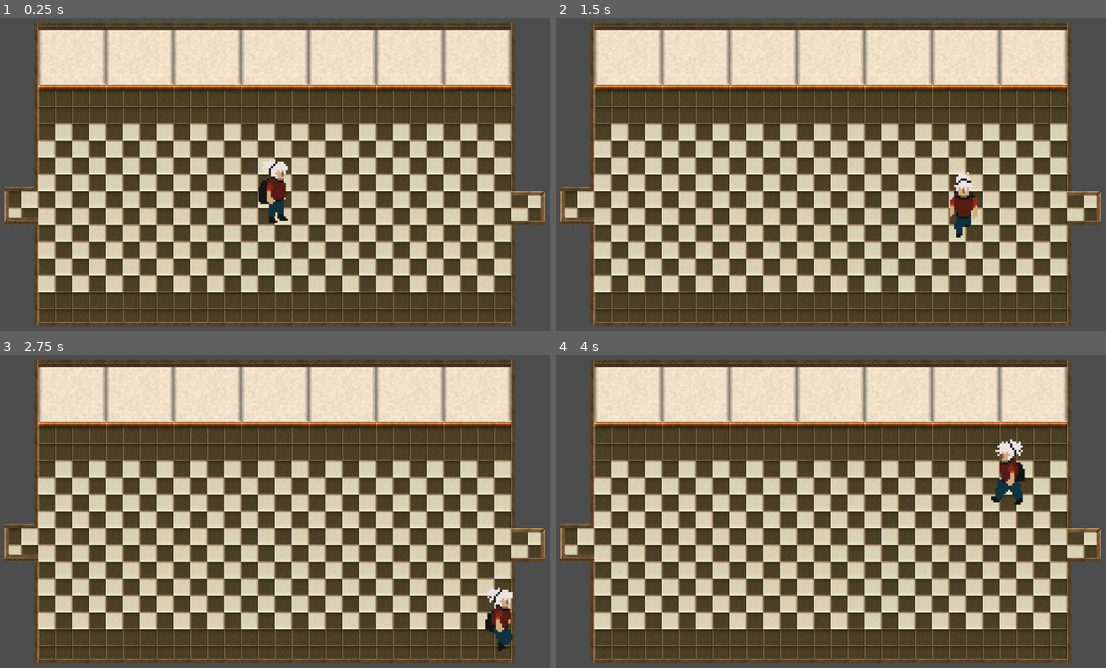
Above: before the commit, frames 1-4 (two rows, left to right).
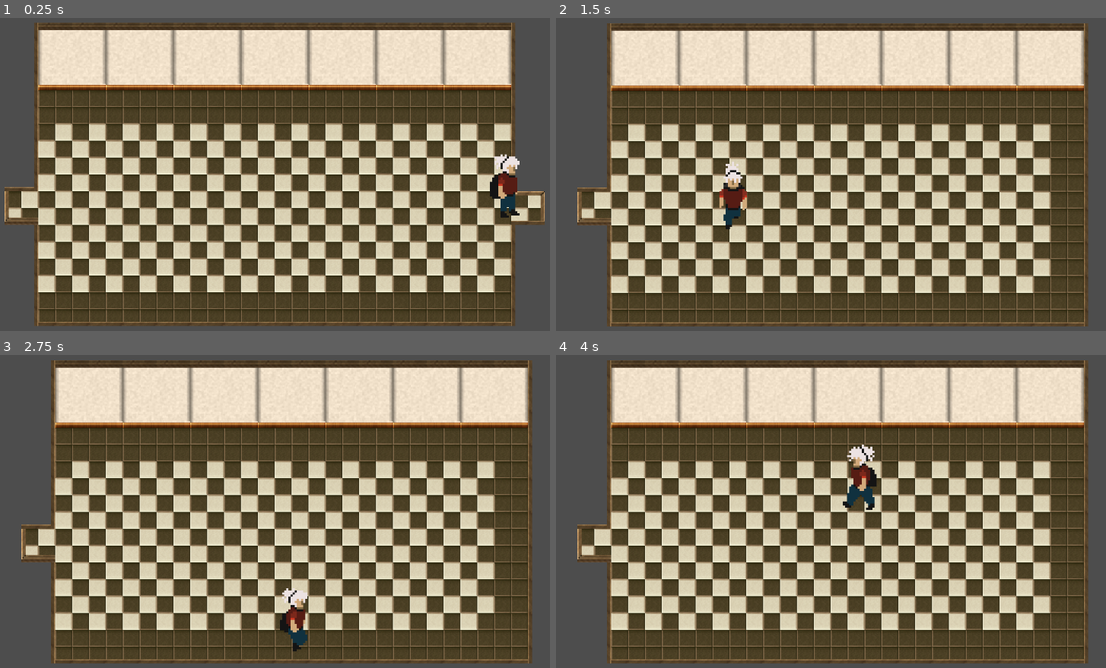
Above: after the commit, the same moments.

Repository: TOUQUI/Court-de-projet
Game: Godot game, scene res://Scene/SceneCorridorM.tscn
Two runs of this game, one before a commit and one after it. Both use one fixed random seed, a clock stepped at 60 frames per second and the inputs below.
Inputs:
- Up to frame 1 (0.25 s): no input
- Up to frame 2 (1.5 s): tap Enter at 0.5 s; hold D (droite) 0.53-1.28 s; hold F (interaction) 0.53-1.28 s; hold S (bas) from 1.28 s (still down); tap F (interaction) at 1.35 s
- Up to frame 3 (2.75 s): release S (bas) at 2.03 s; hold D (droite) from 2.03 s (still down); hold F (interaction) from 2.03 s (still down)
- Up to frame 4 (4 s): release D (droite) at 2.78 s; release F (interaction) at 2.78 s; hold W (haut) 2.78-3.53 s; tap F (interaction) at 2.85 s; hold A (gauche) from 3.53 s (still down); hold F (interaction) from 3.53 s (still down)

The runs differ from the first frame. In frame 1, 1.4% of the frame differs, in the area x 46-95%, y 43-66%; in frame 2, 56%; in frame 3, 56%, in the area x 0-100%, y 1-99%; in frame 4, 56%.

Commit message:
Deplacement entre scene
Ajout d'une variable static pour savoir d'ou vien le joueur et pouvoir définir déterminer ca position.

Diff:
--- /dev/null
+++ b/Le jeu/CGversCM.gd
@@ -0,0 +1 @@
+extends Area2D
--- a/Le jeu/Carte/CarteScene/MapLeQG.tscn
+++ b/Le jeu/Carte/CarteScene/MapLeQG.tscn
@@ -1,6 +1,7 @@
-[gd_scene load_steps=9 format=3 uid="uid://b4mhspjuk24a1"]
+[gd_scene load_steps=10 format=3 uid="uid://b4mhspjuk24a1"]
 
 [ext_resource type="PackedScene" uid="uid://bsltifq07i8ur" path="res://Carte/CarteScene/tuile_ecole.tscn" id="1_p1dbl"]
+[ext_resource type="PackedScene" uid="uid://cbjkhiyoqwe5y" path="res://Personne/vendeur_du_qg.tscn" id="2_xa2ft"]
 
 [sub_resource type="RectangleShape2D" id="RectangleShape2D_urnmj"]
 size = Vector2(20, 53)
@@ -24,6 +25,7 @@
 size = Vector2(217, 5)
 
 [node name="StaticBody2D" type="StaticBody2D"]
+position = Vector2(525, 317)
 
 [node name="Plancher" parent="." instance=ExtResource("1_p1dbl")]
 layer_0/tile_data = PackedInt32Array(-196613, 196612, 2, -196612, 196612, 2, -196611, 196612, 2, -196610, 196612, 2, -1 …(1047 unchanged characters)…
@@ -97,3 +99,6 @@
 [node name="CollisionMur3" type="CollisionShape2D" parent="."]
 position = Vector2(109.5, 29.5)
 shape = SubResource("RectangleShape2D_nqsfk")
+
+[node name="Vendeur_du_QG" parent="." instance=ExtResource("2_xa2ft")]
+position = Vector2(97, -107)
--- a/Le jeu/Joueur/joueur.gd
+++ b/Le jeu/Joueur/joueur.gd
@@ -5,6 +5,8 @@
 @export var FRICTION = 500
 
 @onready var axis =Vector2.ZERO
+
+static var derniere_emplacement = "vide"
 
 func _physics_process(delta):
 	bouger(delta)
--- /dev/null
+++ b/Le jeu/Personne/vendeur_du_qg.gd
@@ -0,0 +1,16 @@
+extends Sprite2D
+
+var jouer_dans_zone = false
+
+func _ready():
+	$F.visible = false
+
+
+func _on_la_zone_de_vente_body_entered(body):
+	jouer_dans_zone = true
+	$F.visible = true
+
+
+func _on_la_zone_de_vente_body_exited(body):
+	jouer_dans_zone = false
+	$F.visible = false
--- /dev/null
+++ b/Le jeu/Personne/vendeur_du_qg.tscn
@@ -0,0 +1,38 @@
+[gd_scene load_steps=5 format=3 uid="uid://cbjkhiyoqwe5y"]
+
+[ext_resource type="Texture2D" uid="uid://featneqnbsdw" path="res://Personne/Male 14-1.png" id="1_f0cda"]
+[ext_resource type="Script" path="res://Personne/vendeur_du_qg.gd" id="1_w6yec"]
+[ext_resource type="Texture2D" uid="uid://idnl1hauh4uk" path="res://UI/Keyboard Letters and Symbols.png" id="3_pjg6o"]
+
+[sub_resource type="CircleShape2D" id="CircleShape2D_54yy2"]
+radius = 47.0
+
+[node name="Vendeur_du_QG" type="Sprite2D"]
+script = ExtResource("1_w6yec")
+
+[node name="Personnage" type="Sprite2D" parent="."]
+texture_filter = 1
+position = Vector2(0, -24)
+scale = Vector2(1.5, 1.5)
+texture = ExtResource("1_f0cda")
+hframes = 3
+vframes = 4
+
+[node name="La_zone_de_vente" type="Area2D" parent="."]
+
+[node name="Zone_de_vente" type="CollisionShape2D" parent="La_zone_de_vente"]
+position = Vector2(0, -15)
+shape = SubResource("CircleShape2D_54yy2")
+
+[node name="F" type="Sprite2D" parent="."]
+visible = false
+texture_filter = 1
+position = Vector2(-30, -19)
+scale = Vector2(1.5, 1.5)
+texture = ExtResource("3_pjg6o")
+hframes = 8
+vframes = 14
+frame = 21
+
+[connection signal="body_entered" from="La_zone_de_vente" to="." method="_on_la_zone_de_vente_body_entered"]
+[connection signal="body_exited" from="La_zone_de_vente" to="." method="_on_la_zone_de_vente_body_exited"]
--- /dev/null
+++ b/Le jeu/Scene/SceneCorridorD.gd
@@ -0,0 +1,5 @@
+extends StaticBody2D
+
+func _on_c_dvers_cm_body_entered(body):
+	find_child("Joueur").derniere_emplacement = "D"
+	get_tree().change_scene_to_file("res://Scene/SceneCorridorM.tscn")
--- a/Le jeu/Scene/SceneCorridorD.tscn
+++ b/Le jeu/Scene/SceneCorridorD.tscn
@@ -1,15 +1,15 @@
-[gd_scene load_steps=6 format=3 uid="uid://ct2l04mtvi3xx"]
+[gd_scene load_steps=5 format=3 uid="uid://ct2l04mtvi3xx"]
 
 [ext_resource type="PackedScene" uid="uid://cd46q6imydlml" path="res://Carte/CarteScene/MapCorridorDroit.tscn" id="1_a1ec1"]
+[ext_resource type="Script" path="res://Scene/SceneCorridorD.gd" id="2_1i77y"]
 [ext_resource type="PackedScene" uid="uid://tki2apulyx4e" path="res://Joueur/joueur.tscn" id="2_tp0pa"]
-[ext_resource type="Script" path="res://Scene/Script/CDversCM.gd" id="3_1cp0x"]
-[ext_resource type="Script" path="res://Scene/Script/CollisionShape2D5.gd" id="4_x12gv"]
 
 [sub_resource type="RectangleShape2D" id="RectangleShape2D_52v8l"]
 size = Vector2(25, 45)
 
 [node name="StaticBody2D" instance=ExtResource("1_a1ec1")]
 position = Vector2(593, 410)
+script = ExtResource("2_1i77y")
 
 [node name="Joueur" parent="." index="8" instance=ExtResource("2_tp0pa")]
 position = Vector2(-207, -42.5)
@@ -17,11 +17,9 @@
 
 [node name="CDversCM" type="Area2D" parent="." index="9"]
 position = Vector2(-207, -42.5)
-script = ExtResource("3_1cp0x")
 
 [node name="CollisionShape2D5" type="CollisionShape2D" parent="CDversCM" index="0"]
 position = Vector2(-43, 21)
 shape = SubResource("RectangleShape2D_52v8l")
-script = ExtResource("4_x12gv")
 
-[connection signal="body_entered" from="CDversCM" to="CDversCM" method="_on_body_entered"]
+[connection signal="body_entered" from="CDversCM" to="." method="_on_c_dvers_cm_body_entered"]
--- a/Le jeu/Scene/SceneCorridorG.tscn
+++ b/Le jeu/Scene/SceneCorridorG.tscn
@@ -2,15 +2,16 @@
 
 [ext_resource type="PackedScene" uid="uid://cbxdr0j5c4kp4" path="res://Carte/CarteScene/MapCorridorGauche.tscn" id="1_6uowg"]
 [ext_resource type="PackedScene" uid="uid://tki2apulyx4e" path="res://Joueur/joueur.tscn" id="2_3do27"]
+[ext_resource type="Script" path="res://Scene/Script/SceneCorridorG.gd" id="2_4m6uy"]
 [ext_resource type="PackedScene" uid="uid://bsltifq07i8ur" path="res://Carte/CarteScene/tuile_ecole.tscn" id="2_gyu4w"]
 [ext_resource type="PackedScene" uid="uid://d1w7whsgxptuv" path="res://Carte/Porte_bleu.tscn" id="4_3wy15"]
-[ext_resource type="Script" path="res://Scene/Script/CGversCM.gd" id="5_1y6uc"]
 
-[sub_resource type="RectangleShape2D" id="RectangleShape2D_k46su"]
-size = Vector2(20, 33.5)
+[sub_resource type="RectangleShape2D" id="RectangleShape2D_601ba"]
+size = Vector2(26, 20)
 
 [node name="StaticBody2D" instance=ExtResource("1_6uowg")]
 position = Vector2(570, 417)
+script = ExtResource("2_4m6uy")
 
 [node name="Decoration" parent="." index="3" instance=ExtResource("2_gyu4w")]
 layer_0/tile_data = PackedInt32Array(-327674, 65537, 2, -262138, 65537, 3, -327675, 65537, 2, -262139, 65537, 3, -32767 …(462 unchanged characters)…
@@ -23,10 +24,10 @@
 scale = Vector2(1, 1)
 
 [node name="CGversCM" type="Area2D" parent="." index="11"]
-script = ExtResource("5_1y6uc")
 
 [node name="CollisionShape2D" type="CollisionShape2D" parent="CGversCM" index="0"]
-position = Vector2(246, -17.25)
-shape = SubResource("RectangleShape2D_k46su")
+visible = false
+position = Vector2(253, -18)
+shape = SubResource("RectangleShape2D_601ba")
 
-[connection signal="body_entered" from="CGversCM" to="CGversCM" method="_on_body_entered"]
+[connection signal="body_entered" from="CGversCM" to="." method="_on_c_gvers_cm_body_entered"]
--- a/Le jeu/Scene/SceneCorridorM.tscn
+++ b/Le jeu/Scene/SceneCorridorM.tscn
@@ -1,5 +1,6 @@
-[gd_scene load_steps=7 format=3 uid="uid://bgdonxn125jnw"]
+[gd_scene load_steps=8 format=3 uid="uid://bgdonxn125jnw"]
 
+[ext_resource type="Script" path="res://Scene/Script/SceneCorridorM.gd" id="1_3b2jb"]
 [ext_resource type="PackedScene" uid="uid://c41qifx44ab2g" path="res://Carte/CarteScene/MapCorridorMillieu.tscn" id="1_eynko"]
 [ext_resource type="PackedScene" uid="uid://tki2apulyx4e" path="res://Joueur/joueur.tscn" id="2_stecf"]
 [ext_resource type="Script" path="res://Scene/Script/CMversCG.gd" id="3_dxuq2"]
@@ -12,12 +13,13 @@
 size = Vector2(38, 71)
 
 [node name="map_test" type="Node2D"]
+script = ExtResource("1_3b2jb")
 
 [node name="StaticBody2D" parent="." instance=ExtResource("1_eynko")]
 position = Vector2(561, 409)
 
 [node name="Joueur" parent="." instance=ExtResource("2_stecf")]
-position = Vector2(566, 341)
+position = Vector2(1005, 331)
 
 [node name="CMversCG" type="Area2D" parent="."]
 script = ExtResource("3_dxuq2")
--- a/Le jeu/Scene/SceneQG.tscn
+++ b/Le jeu/Scene/SceneQG.tscn
@@ -1,11 +1,7 @@
-[gd_scene load_steps=5 format=3 uid="uid://dw41b3q0k7nx0"]
+[gd_scene load_steps=3 format=3 uid="uid://dw41b3q0k7nx0"]
 
 [ext_resource type="PackedScene" uid="uid://b4mhspjuk24a1" path="res://Carte/CarteScene/MapLeQG.tscn" id="1_8t3ys"]
 [ext_resource type="PackedScene" uid="uid://tki2apulyx4e" path="res://Joueur/joueur.tscn" id="2_oyjer"]
-[ext_resource type="Script" path="res://Scene/QGversCG.gd" id="3_ba43h"]
-
-[sub_resource type="RectangleShape2D" id="RectangleShape2D_7dws5"]
-size = Vector2(33, 20)
 
 [node name="StaticBody2D" instance=ExtResource("1_8t3ys")]
 position = Vector2(501, 462)
@@ -29,16 +25,6 @@
 [node name="CollisionTable6" parent="." index="14"]
 position = Vector2(-95, -40.5)
 
-[node name="Joueur" parent="." index="20" instance=ExtResource("2_oyjer")]
+[node name="Joueur" parent="." index="21" instance=ExtResource("2_oyjer")]
 position = Vector2(-16, 1)
 scale = Vector2(1, 1)
-
-[node name="QGversCG" type="Area2D" parent="." index="21"]
-position = Vector2(32, -105.375)
-script = ExtResource("3_ba43h")
-
-[node name="CollisionShape2D" type="CollisionShape2D" parent="QGversCG" index="0"]
-position = Vector2(-48.5, 158.375)
-shape = SubResource("RectangleShape2D_7dws5")
-
-[connection signal="body_entered" from="QGversCG" to="QGversCG" method="_on_body_entered"]
--- a/Le jeu/Scene/Script/CDversCM.gd
+++ b/Le jeu/Scene/Script/CDversCM.gd
@@ -1,11 +1,6 @@
 extends Area2D
 
 
-# Called when the node enters the scene tree for the first time.
-func _ready():
-	pass # Replace with function body.
-
-
-
 func _on_body_entered(body):
+	find_child("Joueur").derniere_emplacement = "D"
 	get_tree().change_scene_to_file("res://Scene/SceneCorridorM.tscn")
--- a/Le jeu/Scene/Script/CGversCM.gd
+++ b/Le jeu/Scene/Script/CGversCM.gd
@@ -1,11 +1,11 @@
 extends Area2D
 
+signal de_G_a_M()
 
 # Called when the node enters the scene tree for the first time.
 func _ready():
 	pass # Replace with function body.
 
 
-
 func _on_body_entered(body):
 	get_tree().change_scene_to_file("res://Scene/SceneCorridorM.tscn")
--- a/Le jeu/Scene/Script/CMversCG.gd
+++ b/Le jeu/Scene/Script/CMversCG.gd
@@ -5,9 +5,5 @@
 func _ready():
 	pass # Replace with function body.
 
-
-
-
-
 func _on_body_entered(body):
 	get_tree().change_scene_to_file("res://Scene/SceneCorridorG.tscn")
--- /dev/null
+++ b/Le jeu/Scene/Script/SceneCorridorG.gd
@@ -0,0 +1,5 @@
+extends StaticBody2D
+
+func _on_c_gvers_cm_body_entered(body):
+	find_child("Joueur").derniere_emplacement = "G"
+	get_tree().change_scene_to_file("res://Scene/SceneCorridorM.tscn")
--- /dev/null
+++ b/Le jeu/Scene/Script/SceneCorridorM.gd
@@ -0,0 +1,12 @@
+extends Node2D
+
+var joueur_node
+var provenance
+
+func _ready():
+	joueur_node = get_node("Joueur")
+	provenance = joueur_node.derniere_emplacement
+	if provenance == "G":
+		$Joueur.position = Vector2(118,325)
+	elif provenance == "D":
+		$Joueur.position = Vector2(1005,331)
--- /dev/null
+++ b/Le jeu/Scene/c_gvers_cm.tscn
@@ -0,0 +1,13 @@
+[gd_scene load_steps=3 format=3 uid="uid://bmlsx7jdlturh"]
+
+[ext_resource type="Script" path="res://CGversCM.gd" id="1_vjmb6"]
+
+[sub_resource type="RectangleShape2D" id="RectangleShape2D_u27t6"]
+
+[node name="CGversCM" type="Area2D"]
+script = ExtResource("1_vjmb6")
+
+[node name="CollisionShape2D" type="CollisionShape2D" parent="."]
+shape = SubResource("RectangleShape2D_u27t6")
+
+[connection signal="body_entered" from="." to="." method="_on_body_entered"]
Binary file added: Le jeu/Personne/Male 13-1.png
Not shown, added: Le jeu/Personne/Male 13-1.png.import
Binary file added: Le jeu/Personne/Male 14-1.png
Not shown, added: Le jeu/Personne/Male 14-1.png.import
Renamed: Le jeu/Scene/QGversCG.gd -> Le jeu/Scene/Script/QGversCG.gd
